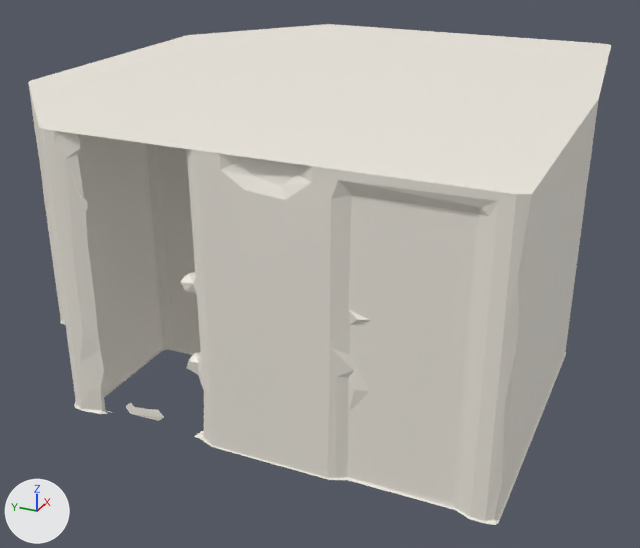
What one commit did to the glTF model docs/univers/archipeo/batiments/modeles/6e-batiment-quartier-de-boussole/etape-1.glb.
One viewpoint serves both versions: a 50 mm lens placed at (-1.166, -0.474, 0.641), pointed at (-0.045, 0.03, 0.081). Arrows for +X, +Y and +Z are at lower left; the lights stay in place. The older version comes first. Vertices at exactly the same position are counted once.

The scene before the commit, as lines of its bpy script (objects in view):
```python
me_geometry_0 = bpy.data.meshes.new('geometry_0')
me_geometry_0.from_pydata(...)  # 605 vertices, 880 faces; spans x -0.401..0.417, y -0.338..0.398, z 0.0..0.373
me_geometry_0.materials.append(mat_defaultmaterial)
ob_geometry_0 = bpy.data.objects.new('geometry_0', me_geometry_0)
ob_geometry_0.location = (0.0, 0.0, 0.0)
```
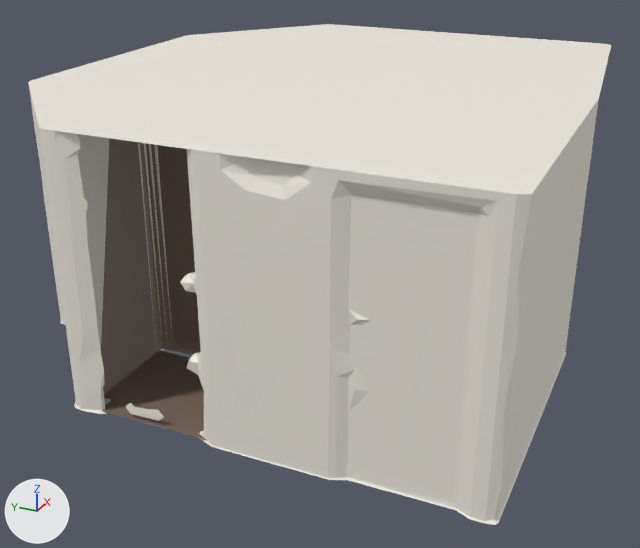
Boxes (x1, y1, x2, y2) around the edits, measured in the pictures (640 x 548 px):
part 1 of me_geometry_0, added (brown)
    after: (103, 350, 206, 440)
part 2 of me_geometry_0, reshaped
    both: (29, 87, 169, 350)
part 3 of me_geometry_0, recoloured (darker)
    both: (101, 138, 201, 414)

Patch to the scene script:
```diff
--- a/docs/univers/archipeo/batiments/modeles/6e-batiment-quartier-de-boussole/etape-1.glb.py
+++ b/docs/univers/archipeo/batiments/modeles/6e-batiment-quartier-de-boussole/etape-1.glb.py
@@ me_geometry_0 @@
 # used by ob_geometry_0; location = (0.0, 0.0, 0.0)
-me_geometry_0.from_pydata(...)  # 605 vertices, 880 faces; spans x -0.401..0.417, y -0.338..0.398, z 0.0..0.373
+me_geometry_0.from_pydata(...)  # 652 vertices, 1040 faces; spans x -0.401..0.417, y -0.338..0.398, z 0.0..0.373
+# me_geometry_0 part 1: a new loose piece of 43 vertices spanning x -0.395..-0.01, y -0.309..0.214, z 0.003, in mat_defaultmaterial
+# me_geometry_0 part 2
+# 33 faces are deleted
+# 4 vertices are added at (0.155, -0.281, 0.003), (0.265, -0.281, 0.003), (0.265, -0.254, 0.003), (0.155, -0.254, 0.003)
+# 155 new faces join them
+# me_geometry_0 part 3: 188 kept faces spanning x -0.395..0.021, y -0.316..0.237, z 0.0..0.373 get new vertex colours; the middle colour goes from white #f2ede3 to brown #837166
 me_geometry_0.materials.append(mat_defaultmaterial)
```
